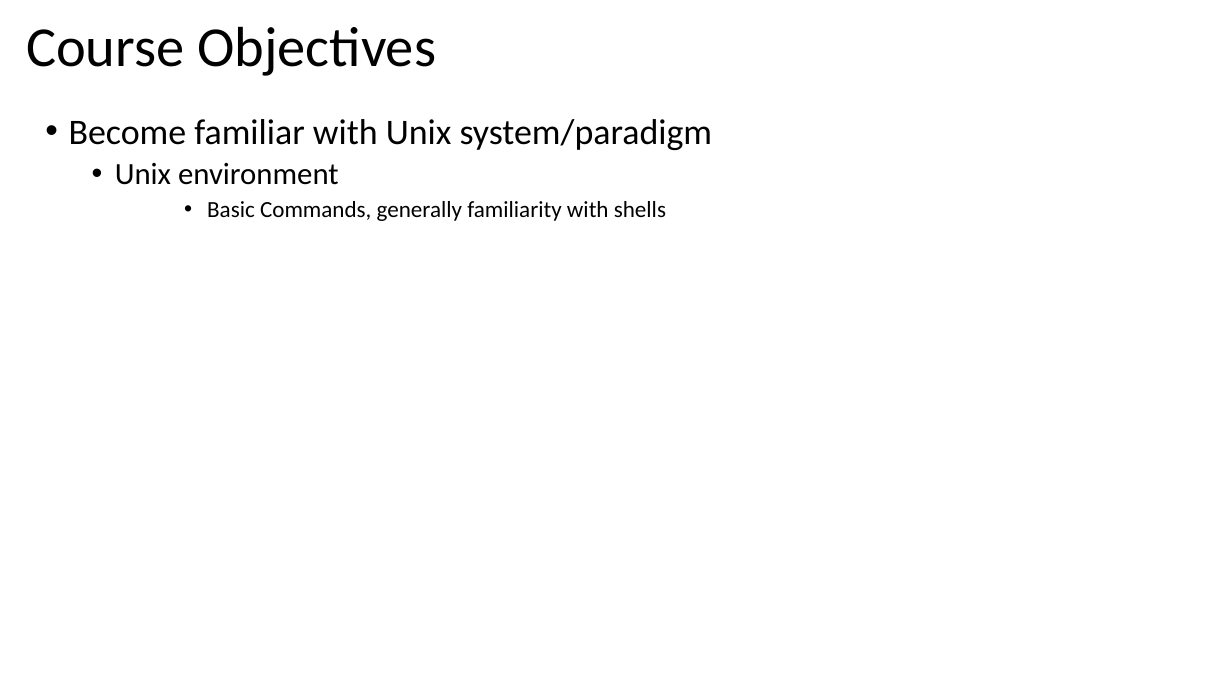
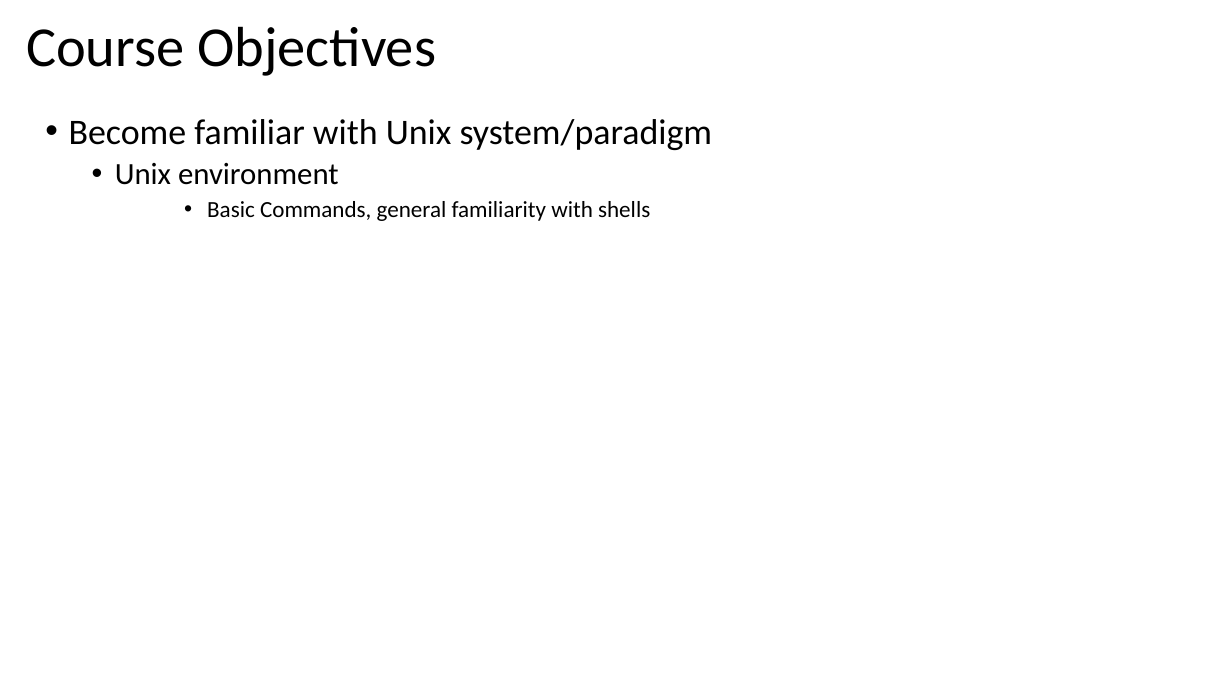
Before and after one commit to mwcorley79/MikeCorley, a slide deck: slide 9 of presentations/CSE384.ppt (slide 10 before the commit). Drawn at 1232x693 pixels with LibreOffice and Linux fonts; fonts in the diff are those of the drawing. Boxes give left, top, right and bottom in pixels: in the first picture for what was removed or moved away, otherwise in the second. Text is boxed around its words. In the diff, an @@ line names an element or a change of style, - is before the commit and + after.

```diff
--- a/presentations/CSE384.ppt
+++ b/presentations/CSE384.ppt
@@ text at (x1=207, y1=201, x2=650, y2=221): text changed @@
-      • Basic Commands, generally familiarity with shells
+      • Basic Commands, general familiarity with shells
```
Also in this commit, not shown: 1 other slide changed, 1 slide removed, 2 other files.
